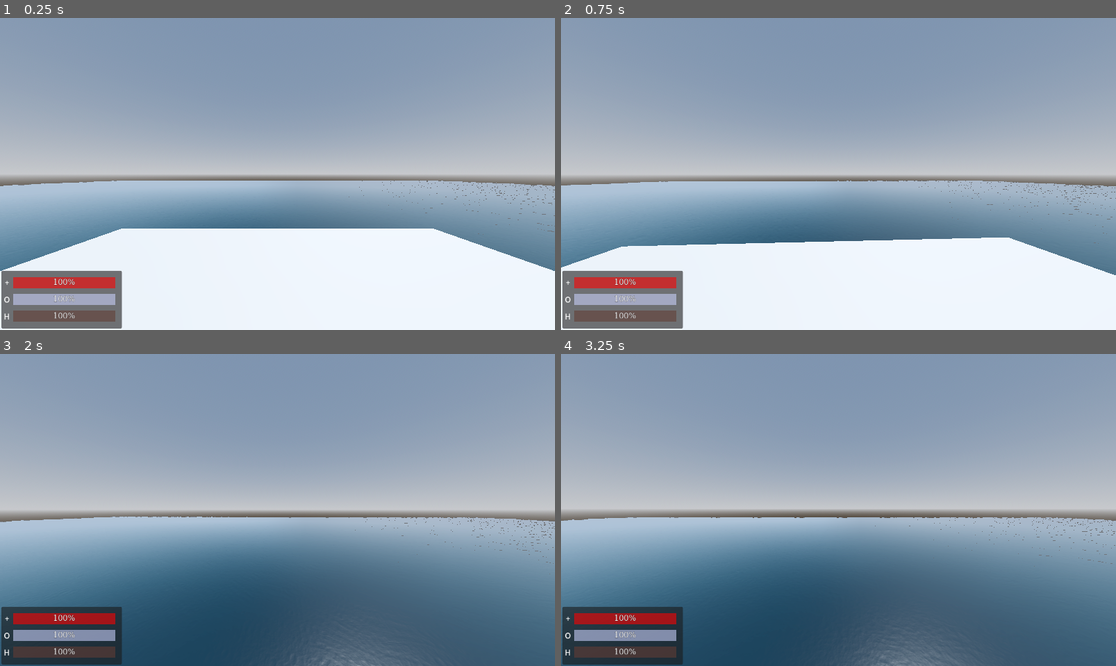
Above: before the commit, frames 1-4 (two rows, left to right).
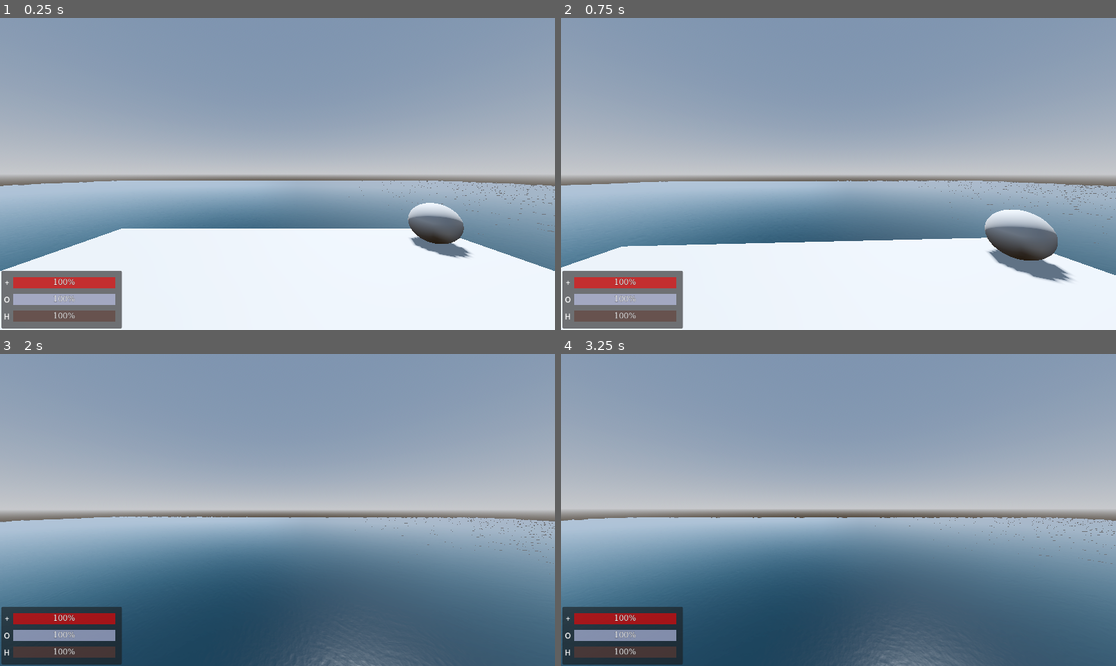
Above: after the commit, the same moments.

Repository: keagan-b/SunkGame
Game: Godot game, scene res://scenes/levels/world.tscn
The game is run twice, just before and just after one commit, with the same random seed, the same clock (stepped at 60 frames per second) and the same inputs. This scene is started directly instead of the project's main scene.
Inputs (mouse positions are in pixels of both pictures, inside the frame that each line leads up to):
- Up to frame 1 (0.25 s): no input
- Up to frame 2 (0.75 s): move the mouse to (866, 174) at 0.52 s; hold W (move_forward) from 0.53 s (still down)
- Up to frame 3 (2 s): keep holding W (move_forward); move the mouse to (249, 510) at 1.27 s
- Up to frame 4 (3.25 s): keep holding W (move_forward); move the mouse to (849, 503) at 2.02 s; move the mouse to (832, 516) at 2.77 s

The runs differ from the first frame. In frame 1, 1.3% of the frame differs, in the area x 73-85%, y 59-78%; in frame 2, 2.3%, in the area x 76-93%, y 61-85%; in frame 3, less than 0.1%; in frame 4, less than 0.1%.

Commit message:
Basic inventory system

Diff:
--- a/scenes/levels/world.tscn
+++ b/scenes/levels/world.tscn
@@ -1,10 +1,12 @@
-[gd_scene load_steps=21 format=3 uid="uid://df7aagws3svjt"]
+[gd_scene load_steps=23 format=3 uid="uid://df7aagws3svjt"]
 
 [ext_resource type="Script" path="res://scripts/server/game_manager.gd" id="1_pulip"]
 [ext_resource type="PackedScene" uid="uid://c88x8do36ghy5" path="res://scenes/prefabs/components/DamageSourceComponent.tscn" id="2_6er5t"]
 [ext_resource type="PackedScene" uid="uid://dhap8p41uj2oa" path="res://scenes/prefabs/ui/options.tscn" id="2_p4lu5"]
+[ext_resource type="PackedScene" uid="uid://bhil53nnd5t1i" path="res://scenes/prefabs/components/ItemDatabaseComponent.tscn" id="2_uum56"]
 [ext_resource type="Script" path="res://scripts/ui/master_ui_handler.gd" id="3_i36su"]
 [ext_resource type="PackedScene" uid="uid://bu6p45dndvat8" path="res://scenes/prefabs/world/WaterPlane.tscn" id="3_m5348"]
+[ext_resource type="PackedScene" uid="uid://ciunvwp1jv5bo" path="res://scenes/prefabs/world/DroppedItemObject.tscn" id="5_787ab"]
 [ext_resource type="PackedScene" uid="uid://b120rb5uo7ji3" path="res://scenes/prefabs/ui/game_ui.tscn" id="5_pkvpc"]
 [ext_resource type="PackedScene" uid="uid://yjvudnsw82gn" path="res://scenes/prefabs/ui/pause_menu.tscn" id="6_ew500"]
 [ext_resource type="PackedScene" uid="uid://cc4pgyx5163ii" path="res://scenes/prefabs/ui/inventory.tscn" id="7_mvcmt"]
@@ -49,6 +51,8 @@
 [node name="World" type="Node"]
 script = ExtResource("1_pulip")
 
+[node name="ItemDatabaseComponent" parent="." instance=ExtResource("2_uum56")]
+
 [node name="MultiplayerSynchronizer" type="MultiplayerSynchronizer" parent="."]
 
 [node name="MultiplayerSpawner" type="MultiplayerSpawner" parent="."]
@@ -64,7 +68,7 @@
 environment = SubResource("Environment_bljdi")
 
 [node name="DamageSourceComponent" parent="Environment/WorldEnvironment" instance=ExtResource("2_6er5t")]
-transform = Transform3D(1, 0, 0, 0, 1, 0, 0, 0, 1, 4.20552, 1.10862, 4.1062)
+transform = Transform3D(1, 0, 0, 0, 1, 0, 0, 0, 1, 4, 1, 4)
 damage = 100
 destroy_on_damage = false
 
@@ -87,6 +91,7 @@
 transform = Transform3D(100, 0, 0, 0, 1, 0, 0, 0, 100, 0, 0, 0)
 
 [node name="WaterSurface" type="StaticBody3D" parent="Environment/WorldEnvironment/Water"]
+collision_layer = 2
 
 [node name="WaterPlane" parent="Environment/WorldEnvironment/Water/WaterSurface" instance=ExtResource("3_m5348")]
 transform = Transform3D(1, 0, 0, 0, 1, 0, 0, 0, 1, 8.91495e-05, 2.38419e-07, -8.21877e-05)
@@ -95,6 +100,10 @@
 [node name="CollisionShape3D" type="CollisionShape3D" parent="Environment/WorldEnvironment/Water/WaterSurface"]
 transform = Transform3D(1, 0, 0, 0, 1, 0, 0, 0, 1, 0, -0.200439, 0)
 shape = SubResource("BoxShape3D_es8kf")
+
+[node name="DroppedItemObject" parent="Environment/WorldEnvironment" instance=ExtResource("5_787ab")]
+transform = Transform3D(1, 0, 0, 0, 1, 0, 0, 0, 1, 4, 1, -4)
+item_id = 0
 
 [node name="DirectionalLight3D" type="DirectionalLight3D" parent="Environment"]
 transform = Transform3D(-0.866023, -0.433016, 0.250001, 0, 0.499998, 0.866027, -0.500003, 0.749999, -0.43301, 0, 0, 0)
--- /dev/null
+++ b/scenes/prefabs/components/InventoryComponent.tscn
@@ -0,0 +1,6 @@
+[gd_scene load_steps=2 format=3 uid="uid://dtsufl8cep73w"]
+
+[ext_resource type="Script" path="res://scripts/components/InventoryComponent.gd" id="1_7k12i"]
+
+[node name="InventoryComponent" type="Node"]
+script = ExtResource("1_7k12i")
--- /dev/null
+++ b/scenes/prefabs/components/ItemDatabaseComponent.tscn
@@ -0,0 +1,13 @@
+[gd_scene load_steps=4 format=3 uid="uid://bhil53nnd5t1i"]
+
+[ext_resource type="Script" path="res://scripts/components/ItemDatabaseComponent.gd" id="1_5mlgt"]
+[ext_resource type="PackedScene" uid="uid://cgpl7xluje3gd" path="res://scenes/prefabs/items/TestConsumable.tscn" id="2_auymv"]
+
+[sub_resource type="SphereMesh" id="SphereMesh_vf2eg"]
+
+[node name="ItemDatabaseComponent" type="Node" node_paths=PackedStringArray("item_database")]
+script = ExtResource("1_5mlgt")
+item_database = [NodePath("TestConsumable")]
+
+[node name="TestConsumable" parent="." instance=ExtResource("2_auymv")]
+ground_mesh = SubResource("SphereMesh_vf2eg")
--- /dev/null
+++ b/scenes/prefabs/components/items/ArmorItemComponent.tscn
@@ -0,0 +1,6 @@
+[gd_scene load_steps=2 format=3 uid="uid://dk65sys0maar4"]
+
+[ext_resource type="Script" path="res://scripts/components/items/ArmorItemComponent.gd" id="1_iib1t"]
+
+[node name="ArmorItemComponent" type="Node"]
+script = ExtResource("1_iib1t")
--- /dev/null
+++ b/scenes/prefabs/components/items/BuildableItemComponent.tscn
@@ -0,0 +1,6 @@
+[gd_scene load_steps=2 format=3 uid="uid://dhasj0pxaoqaq"]
+
+[ext_resource type="Script" path="res://scripts/components/items/BuildableItemComponent.gd" id="1_0b4jb"]
+
+[node name="BuildableItemComponent" type="Node"]
+script = ExtResource("1_0b4jb")
--- /dev/null
+++ b/scenes/prefabs/components/items/ConsumableItemComponent.tscn
@@ -0,0 +1,6 @@
+[gd_scene load_steps=2 format=3 uid="uid://dfmk37o3dt08x"]
+
+[ext_resource type="Script" path="res://scripts/components/items/ConsumableItemComponent.gd" id="1_uh84w"]
+
+[node name="ConsumableItemComponent" type="Node"]
+script = ExtResource("1_uh84w")
--- /dev/null
+++ b/scenes/prefabs/components/items/ItemBaseComponent.tscn
@@ -0,0 +1,6 @@
+[gd_scene load_steps=2 format=3 uid="uid://c551vm2qs3v3g"]
+
+[ext_resource type="Script" path="res://scripts/components/items/ItemBaseComponent.gd" id="1_erm0o"]
+
+[node name="ItemBaseComponent" type="Node"]
+script = ExtResource("1_erm0o")
--- /dev/null
+++ b/scenes/prefabs/components/items/WeaponItemComponent.tscn
@@ -0,0 +1,6 @@
+[gd_scene load_steps=2 format=3 uid="uid://ro3x1epybaco"]
+
+[ext_resource type="Script" path="res://scripts/components/items/WeaponItemComponent.gd" id="1_1dunj"]
+
+[node name="WeaponItemComponent" type="Node"]
+script = ExtResource("1_1dunj")
--- a/scenes/prefabs/entities/player.tscn
+++ b/scenes/prefabs/entities/player.tscn
@@ -1,9 +1,10 @@
-[gd_scene load_steps=12 format=3 uid="uid://dpm38ckifcttt"]
+[gd_scene load_steps=13 format=3 uid="uid://dpm38ckifcttt"]
 
 [ext_resource type="Script" path="res://scripts/players/player.gd" id="1_1ola7"]
 [ext_resource type="Script" path="res://scripts/players/player_input.gd" id="2_3us7l"]
 [ext_resource type="PackedScene" uid="uid://0br3kioi4f1x" path="res://scenes/prefabs/components/HealthComponent.tscn" id="3_k7o46"]
 [ext_resource type="PackedScene" uid="uid://b23ydoccygjt7" path="res://scenes/prefabs/components/OxygenComponent.tscn" id="4_j304b"]
+[ext_resource type="PackedScene" uid="uid://dtsufl8cep73w" path="res://scenes/prefabs/components/InventoryComponent.tscn" id="5_2kwv8"]
 
 [sub_resource type="SceneReplicationConfig" id="SceneReplicationConfig_ejx8b"]
 properties/0/path = NodePath(".:player")
@@ -37,6 +38,9 @@
 properties/3/path = NodePath("OxygenComponent:current_oxygen")
 properties/3/spawn = true
 properties/3/replication_mode = 2
+properties/4/path = NodePath("InventoryComponent:inventory")
+properties/4/spawn = true
+properties/4/replication_mode = 2
 
 [sub_resource type="SphereMesh" id="SphereMesh_tqjni"]
 
@@ -69,6 +73,8 @@
 
 [node name="OxygenComponent" parent="." instance=ExtResource("4_j304b")]
 
+[node name="InventoryComponent" parent="." instance=ExtResource("5_2kwv8")]
+
 [node name="PlayerCamera" type="Camera3D" parent="."]
 transform = Transform3D(1, 0, 0, 0, 1, 0, 0, 0, 1, 0, 0.75, 0)
 fov = 90.0
--- /dev/null
+++ b/scenes/prefabs/items/TestConsumable.tscn
@@ -0,0 +1,13 @@
+[gd_scene load_steps=3 format=3 uid="uid://cgpl7xluje3gd"]
+
+[ext_resource type="Script" path="res://scripts/components/items/ConsumableItemComponent.gd" id="1_6l0uy"]
+
+[sub_resource type="SphereMesh" id="SphereMesh_oo6jx"]
+
+[node name="TestConsumable" type="Node"]
+script = ExtResource("1_6l0uy")
+increase_value = 10.0
+item_name = "Test Health Consumable"
+item_desc = "Heals your health... through the power of magic!"
+ground_mesh = SubResource("SphereMesh_oo6jx")
+item_icon = "res://assets/items/icons/test_consumable.png"
--- /dev/null
+++ b/scenes/prefabs/world/DroppedItemObject.tscn
@@ -0,0 +1,15 @@
+[gd_scene load_steps=3 format=3 uid="uid://ciunvwp1jv5bo"]
+
+[ext_resource type="Script" path="res://scripts/world/DroppedItemObject.gd" id="1_2nujp"]
+
+[sub_resource type="BoxShape3D" id="BoxShape3D_ft3up"]
+
+[node name="DroppedItemObject" type="Node3D"]
+script = ExtResource("1_2nujp")
+
+[node name="ItemMesh" type="MeshInstance3D" parent="."]
+
+[node name="Area3D" type="Area3D" parent="."]
+
+[node name="CollisionShape3D" type="CollisionShape3D" parent="Area3D"]
+shape = SubResource("BoxShape3D_ft3up")
--- /dev/null
+++ b/scripts/components/InventoryComponent.gd
@@ -0,0 +1,151 @@
+extends Node
+class_name InventoryComponent
+
+# variables
+@export var rows = 5
+@export var columns = 5
+
+# inventory
+@export var inventory = [];
+var remaining_space = rows * columns
+
+# functions
+func _ready():
+	for i in rows:
+		inventory.append([])
+		for j in columns:
+			inventory[i].append([-1, 0])
+
+
+# attempt to find an item in the inventory. if successful, returns
+# the row/column, and quantity of all instances. if not successful,
+# returns null.
+func find_item(id: int):
+	var found = []
+	for i in rows:
+		for j in columns:
+			if inventory[i][j][0] == id:
+				found.append([i, j, inventory[i][j][1]])
+
+	# return null if there are no results
+	if found == []:
+		return null
+	else:
+		return found
+
+
+# find the first empty slot in the inventory
+func get_empty():
+	if remaining_space == 0:
+		return null
+
+	var empty = [-1, -1]
+	for i in rows:
+			for j in columns:
+				if inventory[i][j][0] == -1:
+					empty[0] = i
+					empty[1] = j
+					return empty
+
+
+# adds an item to the inventory
+func add_item(id: int, quantity: int = 1):
+	var found = find_item(id)
+	var max_stack = GameManager.item_db.get_item(id).max_stack
+
+	# check all found and see if we can insert
+	if found != null:
+
+		# loop through all found slots
+		for f in found:
+			# if the slot isn't at max stack, add to it
+			if f[2] != max_stack:
+				# if we can fit the entire quantity in this slot, do so
+				if max_stack - f[2] >= quantity:
+					f[2] += quantity
+					quantity = 0
+				# otherwise add however much we can, and continue the loop
+				else:
+					quantity -= max_stack - f[2]
+					f[2] = max_stack
+
+	# if we have items left after attempting to stack, add to empty slots
+	if quantity != 0:
+		# check if inventory has space
+		var empty = get_empty()
+		while empty != null && quantity > 0:
+			print(empty)
+			# update remaining space
+			remaining_space -= 1
+
+			# add item to this slot
+			if quantity > max_stack:
+				inventory[empty[0]][empty[1]] = [id, max_stack]
+				quantity -= max_stack
+
+				# attempt to find new empty slot
+				empty = get_empty()
+			else:
+				inventory[empty[0]][empty[1]] = [id, quantity]
+				quantity = 0
+
+	# return the remaining quantity to add
+	return quantity
+
+
+func remove_item(id: int, quantity: int = 1):
+
+	# check if there are enough items to remove
+	if !has_items(id, quantity):
+		return quantity
+
+	# get list of all items
+	var found = find_item(id)
+
+	if found != null:
+		for f in found:
+			# check if there are too few items in this slot
+			if inventory[f[0]][f[1]][1] - quantity <= 0:
+				# reduce  quantity left to remove
+				quantity -= inventory[f[0]][f[1]][1]
+
+				# mark slot as empty
+				inventory[f[0]][f[1]][0] = -1
+				inventory[f[0]][f[1]][1] = 0
+				remaining_space += 1
+			else:
+				# remove remaining quantity from slot
+				inventory[f[0]][f[1]][1] -= quantity
+
+	# return remaining quantity to be removed
+	return quantity
+
+
+
+func has_items(id: int, quantity: int = 1):
+	# try to find items
+	var found = find_item(id)
+
+	if found == null:
+		return false
+	else:
+		var total = 0
+		# loop through found slots
+		for f in found:
+			# add found quantity to total
+			total += f[2]
+
+			# check if we can quit the loop
+			if total >= quantity:
+				break
+
+		if total >= quantity:
+			# found quantity of items
+			return true
+		else:
+			# could not find quantity of items
+			return false
+
+
+func transfer_item(slot, new_inventory: InventoryComponent):
+	pass
--- /dev/null
+++ b/scripts/components/ItemDatabaseComponent.gd
@@ -0,0 +1,13 @@
+extends Node
+class_name ItemDatabaseComponent
+
+@export var item_database: Array[ItemBaseComponent] = []
+
+
+# return an ItemBaseComponent, if it exists, from the database
+func get_item(id) -> ItemBaseComponent:
+	# ensure item is valid in database
+	if id >= len(item_database) || id < 0:
+		return null
+	else:
+		return item_database[id]
--- /dev/null
+++ b/scripts/components/items/ArmorItemComponent.gd
@@ -0,0 +1,8 @@
+extends ItemBaseComponent
+class_name ArmorItemComponent
+
+enum ARMOR_LOCATION {HEAD, CHEST, HANDS, LEGS, FEET}
+
+@export_group("Armor Settings")
+@export var slot: ARMOR_LOCATION
+@export var damage_reductoin: float
--- /dev/null
+++ b/scripts/components/items/BuildableItemComponent.gd
@@ -0,0 +1,6 @@
+extends ItemBaseComponent
+class_name BuildableItemComponent
+
+@export_group("Buildable Settings")
+@export var building_health: float = 100
+@export var model = ""
--- /dev/null
+++ b/scripts/components/items/ConsumableItemComponent.gd
@@ -0,0 +1,11 @@
+extends ItemBaseComponent
+class_name ConsumableItemComponent
+
+enum ATTRIBUTES {HEALTH, OXYGEN, HUNGER}
+
+@export_group("Consumable Settings")
+@export var support_attribute: ATTRIBUTES
+@export var increase_value: float
+
+func consume():
+	pass
--- /dev/null
+++ b/scripts/components/items/ItemBaseComponent.gd
@@ -0,0 +1,16 @@
+extends Node
+class_name ItemBaseComponent
+
+# variables relating to the item
+@export_group("Basic Item Info")
+@export var item_name: String = ""
+@export_multiline var item_desc: String = ""
+@export var max_stack: int = 1
+
+@export_group("Appearance Settings")
+@export var ground_mesh: Mesh = null
+@export_file("*.png") var item_icon: String = ""
+
+@export_subgroup("Holding Appearance")
+@export var is_holdable: bool = false
+@export var holdable_model: Mesh = null
--- /dev/null
+++ b/scripts/components/items/WeaponItemComponent.gd
@@ -0,0 +1,9 @@
+extends ItemBaseComponent
+class_name WeaponItemComponent
+
+enum WEAPON_TYPE {RANGED, MELEE}
+
+@export_group("Weapon Settings")
+@export var damage: float
+@export var bullet_model = ""
+@export var ammo_item_id: int = -1
--- a/scripts/server/game_manager.gd
+++ b/scripts/server/game_manager.gd
@@ -1,7 +1,11 @@
 extends Node
 class_name GameManager
 
+static var item_db: ItemDatabaseComponent = null
+
 func _ready():
+	item_db = $ItemDatabaseComponent
+
 	if not multiplayer.is_server():
 		return
 
--- /dev/null
+++ b/scripts/server/item_database.gd
@@ -0,0 +1,4 @@
+extends Node
+class_name ItemDatabase
+
+static var items = []
--- a/scripts/ui/master_ui_handler.gd
+++ b/scripts/ui/master_ui_handler.gd
@@ -63,6 +63,9 @@
 	# activate game ui
 	game_ui.show()
 
+	# reset event connections
+	events_connected = false
+
 
 # utility function to hide all UI
 func hide_all_ui():
--- /dev/null
+++ b/scripts/world/DroppedItemObject.gd
@@ -0,0 +1,43 @@
+extends Node3D
+
+@export var item_id: int = -1
+@export var stack_size: int = 1
+
+var item: ItemBaseComponent = null
+
+@onready var mesh_instance: MeshInstance3D = $ItemMesh
+
+var try_update: bool = false
+
+func set_item(id):
+	if id != -1:
+		item_id = id
+		item = GameManager.item_db.get_item(id)
+
+		mesh_instance.mesh = item.ground_mesh
+
+
+# check if there is a preset item id for this dropped item
+func _ready():
+	if item_id != -1:
+		try_update = true
+
+	$Area3D.connect("body_entered", _temp)
+
+
+# Called every frame. 'delta' is the elapsed time since the previous frame.
+func _process(_delta):
+	print(try_update)
+	if try_update:
+		if item_id != -1:
+			set_item(item_id)
+			try_update = false
+
+func _temp(body: Node3D):
+	var inventory_component: InventoryComponent = body.get_node_or_null("InventoryComponent")
+
+	if inventory_component != null:
+		stack_size = inventory_component.add_item(item_id, stack_size)
+
+		if stack_size == 0:
+			queue_free()
Binary file added: assets/items/icons/test_consumable.png
Not shown, added: assets/items/icons/test_consumable.png.import
